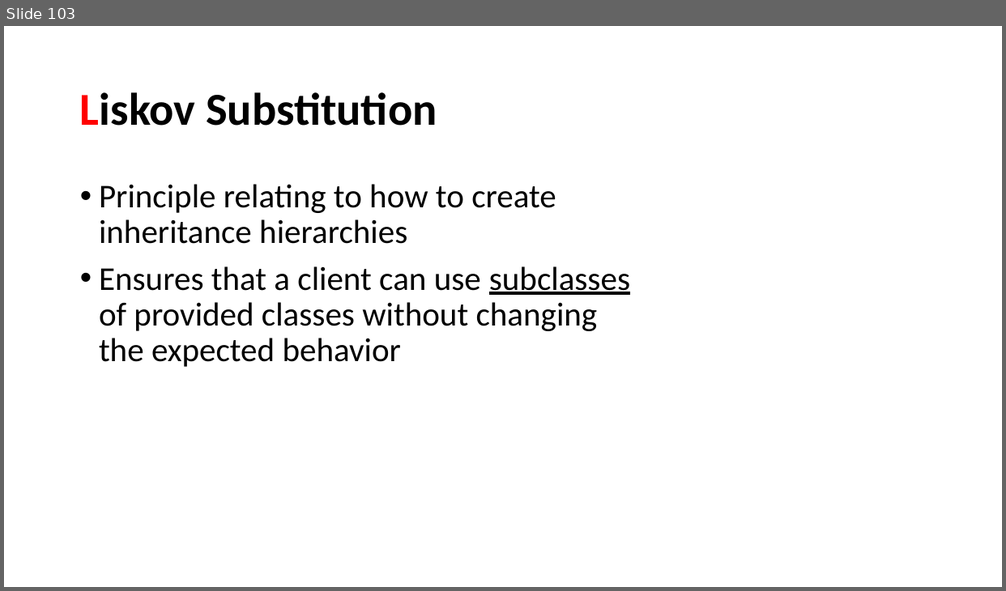
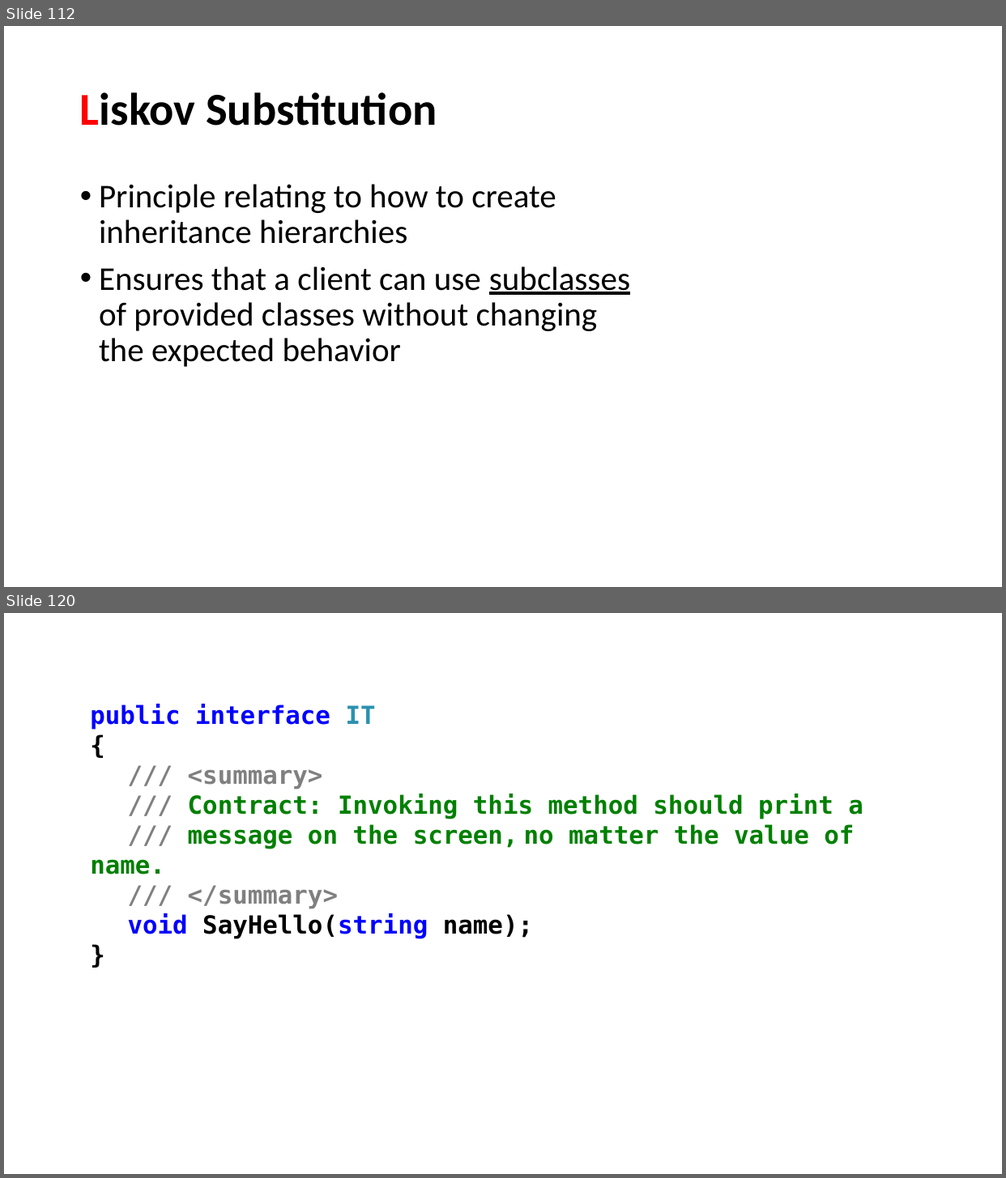
Before and after one commit to perl-easj/OOProg, a slide deck: Chap/SOLID/Presentations/SOLID.pptx. Shown one above the other, each under a label of ours: slide 103 before the commit, slides 112 and 120 after it; the slides between them are not shown. The pictures are 1006x591 and 1006x1178 pixels, drawn with LibreOffice and Linux fonts; fonts in the diff are those of the drawing. Boxes give left, top, right and bottom in pixels: in the first picture for what was removed or moved away, otherwise in the second. Text is boxed around its words. In the diff, an @@ line names an element or a change of style, - is before the commit and + after.

```diff
--- a/Chap/SOLID/Presentations/SOLID.pptx
+++ b/Chap/SOLID/Presentations/SOLID.pptx
@@ slide 120 added at [4,613,1002,1174], background #FFFFFF @@
@@ text added at [90,704,863,939], 24 pt, text #008000, bold @@
+public interface IT
+{
+/// <summary>
+/// Contract: Invoking this method should print a
+/// message on the screen, no matter the value of name.
+/// </summary>
+void SayHello(string name);
+}
@@ what was slide 103 is now slide 112 @@
```
Also in this commit, not shown: 3 slides changed, 46 other slides added, 1 slide removed, 25 other files.
